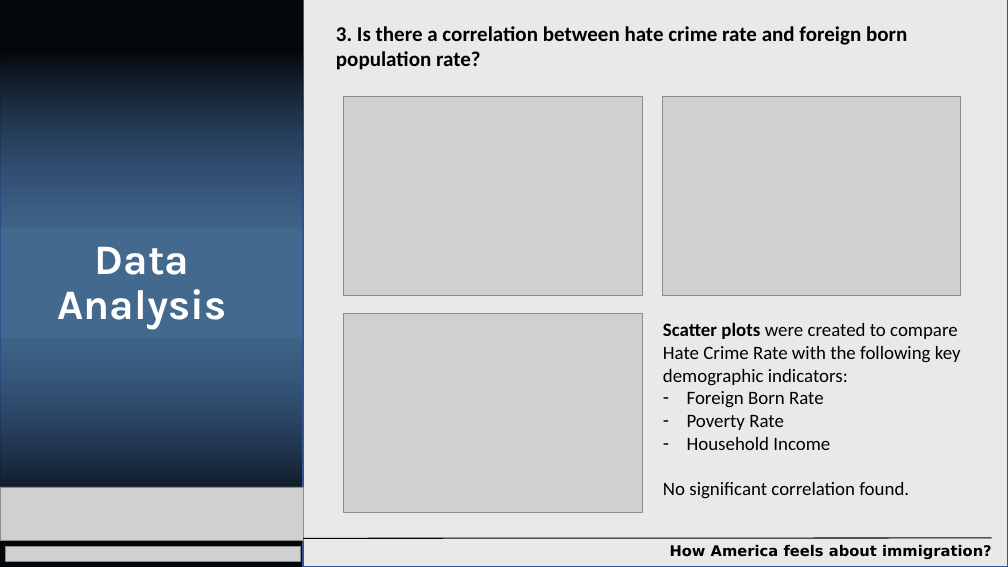
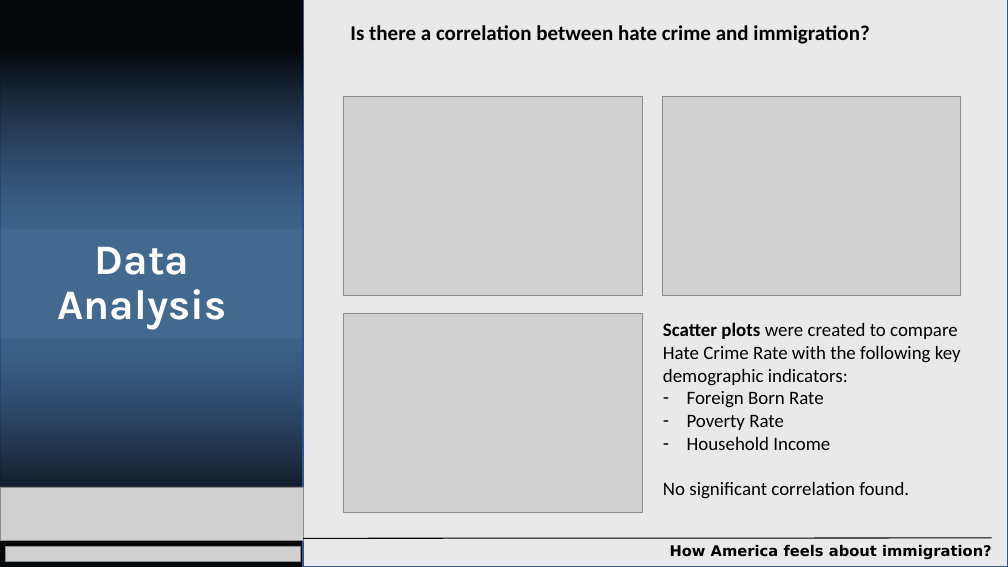
Before and after one commit to jmendiola84/Team_5, a slide deck: slide 11 of Project1-DataAnalytics.pptx (slide 6 before the commit). Drawn at 1008x567 pixels with LibreOffice and Linux fonts; fonts in the diff are those of the drawing; grey boxes stand for pictures; background and template pictures are left out. Boxes give left, top, right and bottom in pixels: in the first picture for what was removed or moved away, otherwise in the second. Text is boxed around its words. In the diff, an @@ line names an element or a change of style, - is before the commit and + after.

```diff
--- a/Project1-DataAnalytics.pptx
+++ b/Project1-DataAnalytics.pptx
@@ text at (x1=350, y1=25, x2=869, y2=44): text changed @@
-3. Is there a correlation between hate crime rate and foreign born population rate?
+Is there a correlation between hate crime and immigration?
```
Also in this commit, not shown: 12 other slides changed, 7 slides added.
